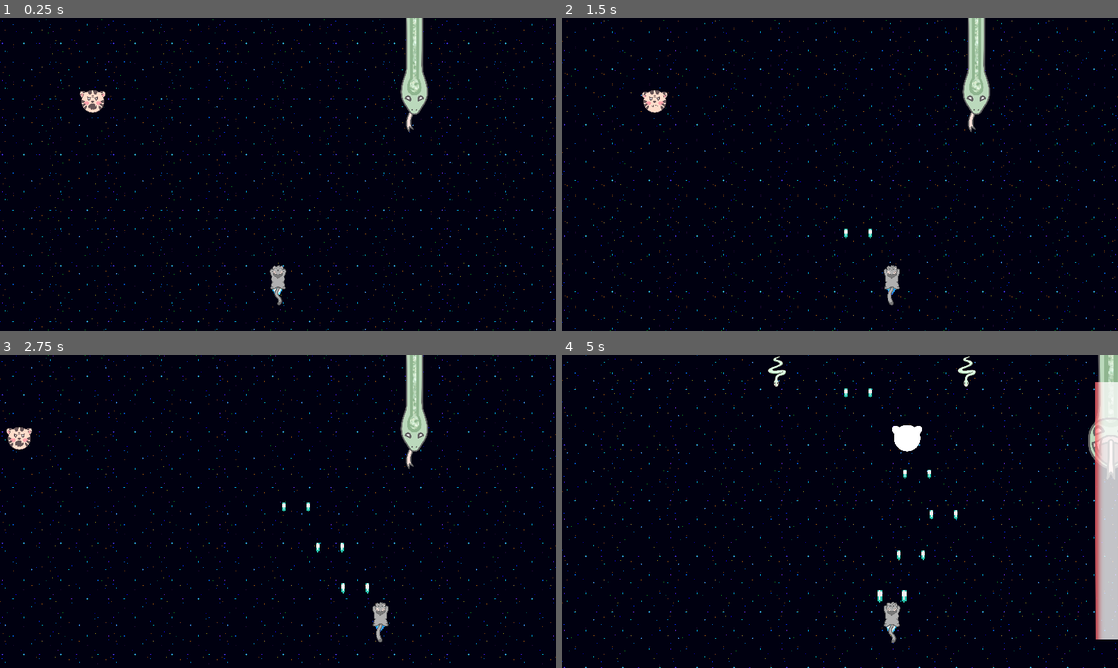
Above: before the commit, frames 1-4 (two rows, left to right).
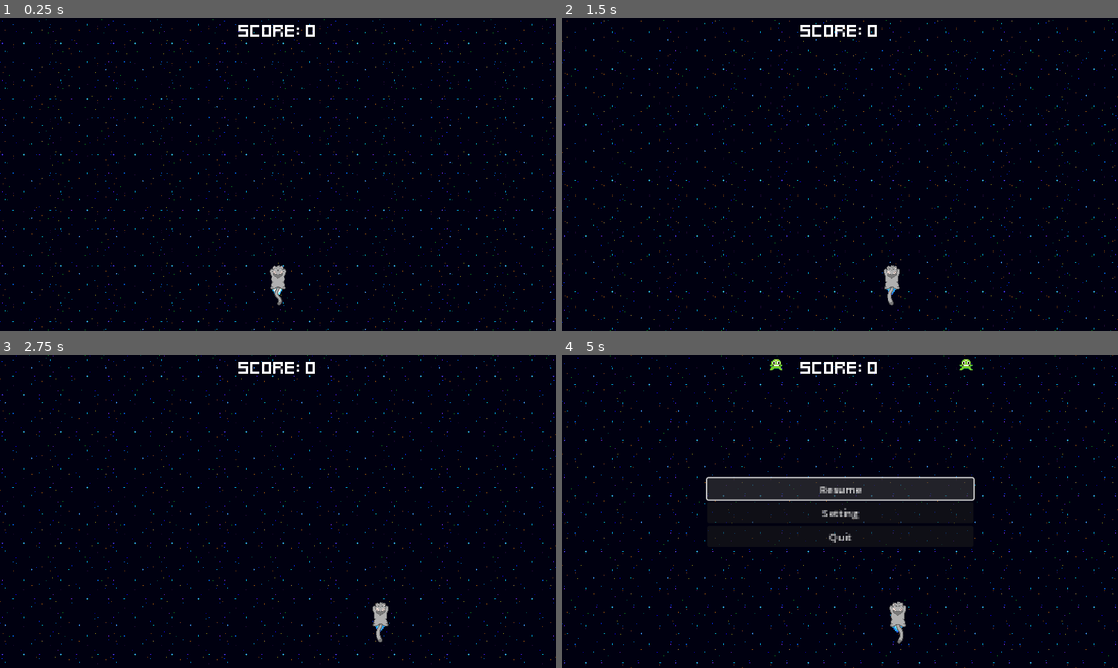
Above: after the commit, the same moments.

Repository: atomjin/2dRocket
Game: Godot game, scene res://world.tscn
Two runs of this game, one before a commit and one after it. Both use one fixed random seed, a clock stepped at 60 frames per second and the inputs below. This scene is started directly instead of the project's main scene.
Inputs (mouse positions are in pixels of both pictures, inside the frame that each line leads up to):
- Up to frame 1 (0.25 s): no input
- Up to frame 2 (1.5 s): tap Enter (ui_accept) at 0.5, 0.6, 0.77, 1.07 s; move the mouse to (962, 158) at 0.52 s; hold Right (ui_right) 0.53-1.25 s; click (962, 158) at 0.67 s; drag from (728, 190) to (890, 277) at 1.27 s
- Up to frame 3 (2.75 s): move the mouse to (333, 442) at 2.02 s; hold Right (ui_right) from 2.03 s (still down); tap Enter (ui_accept) at 2.1 s; click (333, 442) at 2.17 s
- Up to frame 4 (5 s): release Right (ui_right) at 2.75 s; drag from (812, 574) to (578, 436) at 2.77 s; move the mouse to (1006, 558) at 3.52 s; hold Left (ui_left) 3.53-4.25 s; tap Enter (ui_accept) at 3.6, 3.77, 4.07 s; click (1006, 558) at 3.67 s; tap Escape (pause, bound only after the commit) at 4.15 s; click (840, 489) at 4.25 s, where only the run after the commit has a clickable "Resume"

The runs differ from the first frame. In frame 1, 1.7% of the frame differs, in the area x 14-77%, y 0-37%; in frame 2, 1.7%; in frame 3, 1.8%; in frame 4, 11%, in the area x 0-100%, y 0-100%.
Error before the commit: Invalid access to property or key 'timeout' on a base object of type 'null instance'. (res://player_ship/ship.gd:17)
Error after the commit: Invalid call. Nonexistent function 'pauseMenu' in base 'Node2D (world.gd)'. (res://pause_menu.gd:8)

Commit message:
-config stats
-config stats

Diff:
--- a/components/score_component.gd
+++ b/components/score_component.gd
@@ -7,8 +7,8 @@
 @export var game_stats: GameStats
 
 # Export the amount the score should be adjusted
-@export var adjust_amount = 5
-
+#@export var adjust_amount = 5
+@export var adjust_amount = int(randf_range(300, 500))
 # This is the function that we call to activate this component. By default it will
 # Use the adjust_amount when called but we could optionally pass in a different amount.
 func adjust_score(amount: int = adjust_amount):
--- a/components/stats_component.gd
+++ b/components/stats_component.gd
@@ -1,18 +1,20 @@
-# Give the component a class name so it can be instanced as a custom node
 class_name StatsComponent
 extends Node
 
-# Create the health variable and connect a setter
-@export var health: int = 1:
+
+# Create the health variable with a setter
+@export var health: int = 3:
 	set(value):
 		health = value
+		# Emit the health_changed signal with the new health value
+		health_changed.emit(health)
+		if health == 0:
+			no_health.emit()
+func _ready():
+	health -= 0  # Simulate taking 1 hit
 
-		# Signal out that the health has changed
-		health_changed.emit()
 
-		# Signal out when health is at 0
-		if health == 0: no_health.emit()
 
-# Create our signals for health
-signal health_changed() # Emit when the health value has changed
-signal no_health() # Emit when there is no health left
+# Create signals for health changes
+signal health_changed(current_health) # Pass the current health as a parameter
+signal no_health() # Emit when health reaches 0
--- a/enemies/enemy_generator.gd
+++ b/enemies/enemy_generator.gd
@@ -1,42 +1,20 @@
 extends Node2D
 
 @export var GreenEnemyScene : PackedScene
-@export var BossScene : PackedScene
-@export var SheepEnemy : PackedScene
-@export var player: Node2D
+
+var margin = 8
+var screen_width = ProjectSettings.get_setting("display/window/size/viewport_width")
 
 @onready var spawner_component = $SpawnerComponent as SpawnerComponent
 @onready var green_enemy_spawn_timer: Timer = $GreenEnemySpawnTimer
-@onready var sheep_enemy_timer: Timer = $SheepEnemyTimer
-
-var margin = 8
-var screen_width = ProjectSettings.get_setting("display/window/size/viewport_width")
-var enemy_count: int =0
-const spawn_boss_condision: int = 30
 
 func _ready()->void:
 	green_enemy_spawn_timer.timeout.connect(handle_spawn.bind(GreenEnemyScene, green_enemy_spawn_timer))
-	sheep_enemy_timer.timeout.connect(handle_spawn.bind(SheepEnemy,sheep_enemy_timer))
+
 
 func handle_spawn(enemy_scene: PackedScene, timer: Timer)->void:
 	var num_enemies = randi_range(1, 3)
 	for i in range(num_enemies):
-		if enemy_count > spawn_boss_condision:
-			spawn_boss()
-			enemy_count = 0
-		else:
-			var enemy_instance = enemy_scene.instantiate()
-			spawner_component.scene = enemy_scene
-			enemy_instance.position = Vector2(randf_range(margin, screen_width-margin),-16)
-			if enemy_scene == SheepEnemy:
-				enemy_instance.set_player(player)
-
-			get_parent().add_child(enemy_instance)
-
-			enemy_count += 1
-
+		spawner_component.scene = enemy_scene
+		spawner_component.spawn(Vector2(randf_range(margin, screen_width-margin),-16))
 	timer.start()
-
-func spawn_boss()-> void:
-	spawner_component.scene = BossScene
-	spawner_component.spawn(Vector2(screen_width / 2,225))
--- a/enemies/green_enemy.tscn
+++ b/enemies/green_enemy.tscn
@@ -1,36 +1,51 @@
-[gd_scene load_steps=7 format=3 uid="uid://dm575d23pes8"]
+[gd_scene load_steps=9 format=3 uid="uid://dm575d23pes8"]
 
 [ext_resource type="PackedScene" uid="uid://c3cpm0goxpepr" path="res://enemies/enemy.tscn" id="1_nxe78"]
-[ext_resource type="Texture2D" uid="uid://doh6m3tyc5fbo" path="res://assets/snake/Mons_Snake_Frame01.png" id="2_l36gs"]
-[ext_resource type="Texture2D" uid="uid://bu84vy6wpfx7j" path="res://assets/snake/Mons_Snake_Frame02.png" id="3_i4tmb"]
+[ext_resource type="Texture2D" uid="uid://cd8w4swee4d5s" path="res://assets/green_enemy.png" id="2_f2hno"]
+
+[sub_resource type="AtlasTexture" id="AtlasTexture_5u050"]
+atlas = ExtResource("2_f2hno")
+region = Rect2(0, 0, 16, 16)
+
+[sub_resource type="AtlasTexture" id="AtlasTexture_5yxul"]
+atlas = ExtResource("2_f2hno")
+region = Rect2(16, 0, 16, 16)
+
+[sub_resource type="AtlasTexture" id="AtlasTexture_d455t"]
+atlas = ExtResource("2_f2hno")
+region = Rect2(32, 0, 16, 16)
 
 [sub_resource type="SpriteFrames" id="SpriteFrames_fvb54"]
 animations = [{
 "frames": [{
 "duration": 1.0,
-"texture": ExtResource("2_l36gs")
+"texture": SubResource("AtlasTexture_5u050")
 }, {
 "duration": 1.0,
-"texture": ExtResource("3_i4tmb")
+"texture": SubResource("AtlasTexture_5yxul")
+}, {
+"duration": 1.0,
+"texture": SubResource("AtlasTexture_d455t")
 }],
 "loop": true,
 "name": &"move",
-"speed": 8.0
+"speed": 6.0
 }]
 
-[sub_resource type="RectangleShape2D" id="RectangleShape2D_w37us"]
-size = Vector2(413.333, 600)
+[sub_resource type="CircleShape2D" id="CircleShape2D_7effo"]
+radius = 8.0
 
-[sub_resource type="RectangleShape2D" id="RectangleShape2D_svspf"]
-size = Vector2(386.667, 566.667)
+[sub_resource type="CircleShape2D" id="CircleShape2D_xmjtt"]
+radius = 6.08276
 
 [node name="GreenEnemy" instance=ExtResource("1_nxe78")]
-scale = Vector2(0.15, 0.15)
+scale = Vector2(2.75, 2.75)
 
 [node name="AnimatedSprite2D" parent="." index="0"]
 sprite_frames = SubResource("SpriteFrames_fvb54")
 animation = &"move"
 autoplay = "move"
+frame_progress = 0.158142
 
 [node name="StatsComponent" parent="." index="1"]
 health = 4
@@ -39,13 +54,11 @@
 velocity = Vector2(0, 40)
 
 [node name="VisibleOnScreenNotifier2D" parent="." index="3"]
-position = Vector2(13.3333, 6.66669)
-scale = Vector2(21.3333, 31.3333)
+position = Vector2(0, 4.17233e-07)
+scale = Vector2(0.8, 0.8)
 
 [node name="CollisionShape2D" type="CollisionShape2D" parent="HurtboxComponent" index="0"]
-position = Vector2(13.3333, 13.3333)
-shape = SubResource("RectangleShape2D_w37us")
+shape = SubResource("CircleShape2D_7effo")
 
 [node name="CollisionShape2D" type="CollisionShape2D" parent="HitboxComponent" index="0"]
-position = Vector2(6.66668, 16.6667)
-shape = SubResource("RectangleShape2D_svspf")
+shape = SubResource("CircleShape2D_xmjtt")
--- /dev/null
+++ b/menus/level_select.tscn
@@ -0,0 +1,31 @@
+[gd_scene load_steps=4 format=3 uid="uid://cjgtfly4qnwuu"]
+
+[ext_resource type="PackedScene" uid="uid://bc7msraepqfum" path="res://effects/stage_background.tscn" id="1_l01n1"]
+[ext_resource type="Texture2D" uid="uid://c52ayyiqe8a7s" path="res://assets/Bunny.png" id="2_4yd3f"]
+[ext_resource type="Texture2D" uid="uid://dmvwa0igoth37" path="res://assets/Cloud.png" id="3_4emb7"]
+
+[node name="LevelSelect" type="Control"]
+layout_mode = 3
+anchors_preset = 15
+anchor_right = 1.0
+anchor_bottom = 1.0
+grow_horizontal = 2
+grow_vertical = 2
+
+[node name="stage_background" parent="." instance=ExtResource("1_l01n1")]
+
+[node name="bunny" type="TextureRect" parent="."]
+layout_mode = 0
+offset_left = 384.0
+offset_top = 328.0
+offset_right = 1104.0
+offset_bottom = 1048.0
+scale = Vector2(0.4, 0.4)
+texture = ExtResource("2_4yd3f")
+
+[node name="bunny_fog" type="TextureRect" parent="bunny"]
+layout_mode = 0
+offset_left = -80.0
+offset_right = 880.0
+offset_bottom = 740.0
+texture = ExtResource("3_4emb7")
--- a/menus/menu.tscn
+++ b/menus/menu.tscn
@@ -1,8 +1,7 @@
-[gd_scene load_steps=6 format=3 uid="uid://cspnb5fehlnsd"]
+[gd_scene load_steps=5 format=3 uid="uid://cspnb5fehlnsd"]
 
 [ext_resource type="Script" path="res://menus/menu.gd" id="1_bbvqe"]
 [ext_resource type="PackedScene" uid="uid://rihp6tgckgbj" path="res://effects/space_background.tscn" id="1_iq6pp"]
-[ext_resource type="VideoStream" path="res://assets/1030.ogv" id="2_713xg"]
 [ext_resource type="LabelSettings" uid="uid://bss4kg26uk73w" path="res://fonts/title_label_settings.tres" id="2_jgovi"]
 [ext_resource type="LabelSettings" uid="uid://c1omw1b4dnja8" path="res://fonts/default_label_settings.tres" id="3_b4l27"]
 
@@ -14,12 +13,6 @@
 grow_horizontal = 2
 grow_vertical = 2
 script = ExtResource("1_bbvqe")
-
-[node name="VideoStreamPlayer" type="VideoStreamPlayer" parent="."]
-layout_mode = 0
-offset_right = 1920.0
-offset_bottom = 1088.0
-stream = ExtResource("2_713xg")
 
 [node name="SpaceBackground" parent="." instance=ExtResource("1_iq6pp")]
 
--- /dev/null
+++ b/pause_menu.gd
@@ -0,0 +1,24 @@
+extends Control
+
+
+@onready var world: Node2D = $".." as Node2D
+
+
+func _on_resume_pressed() -> void:
+	world.pauseMenu()
+
+
+func _on_quit_pressed() -> void:
+	cleanup()
+	get_tree().change_scene_to_file("res://stage_selector.tscn")
+	world.queue_free()
+
+	#ship.queue_free()
+	#world.pauseMenu()
+
+func cleanup():
+	for child in get_children():
+		if child is Node:  # Ensure it's a Node
+			child.queue_free()  # Remove the child node from the scene
+
+	print("All nodes cleared from the current scene.")
--- /dev/null
+++ b/pause_menu.tscn
@@ -0,0 +1,49 @@
+[gd_scene load_steps=2 format=3 uid="uid://rlbcewmipc8y"]
+
+[ext_resource type="Script" path="res://pause_menu.gd" id="1_vryb6"]
+
+[node name="PauseMenu" type="Control"]
+layout_mode = 3
+anchors_preset = 15
+anchor_right = 1.0
+anchor_bottom = 1.0
+grow_horizontal = 2
+grow_vertical = 2
+script = ExtResource("1_vryb6")
+
+[node name="MarginContainer" type="MarginContainer" parent="."]
+layout_mode = 1
+anchors_preset = 8
+anchor_left = 0.5
+anchor_top = 0.5
+anchor_right = 0.5
+anchor_bottom = 0.5
+offset_left = -201.5
+offset_top = -98.0
+offset_right = 201.5
+offset_bottom = 98.0
+grow_horizontal = 2
+grow_vertical = 2
+
+[node name="VBoxContainer" type="VBoxContainer" parent="MarginContainer"]
+layout_mode = 2
+alignment = 1
+
+[node name="Resume" type="Button" parent="MarginContainer/VBoxContainer"]
+texture_filter = 1
+layout_mode = 2
+text = "Resume"
+clip_text = true
+
+[node name="Setting" type="Button" parent="MarginContainer/VBoxContainer"]
+texture_filter = 1
+layout_mode = 2
+text = "Setting"
+
+[node name="Quit" type="Button" parent="MarginContainer/VBoxContainer"]
+texture_filter = 1
+layout_mode = 2
+text = "Quit"
+
+[connection signal="pressed" from="MarginContainer/VBoxContainer/Resume" to="." method="_on_resume_pressed"]
+[connection signal="pressed" from="MarginContainer/VBoxContainer/Quit" to="." method="_on_quit_pressed"]
--- /dev/null
+++ b/player_ship/health.gd
@@ -0,0 +1,49 @@
+extends Control  # Updated from Node2D to Control
+
+# Array to store the health TextureRects
+var health_units: Array[TextureRect] = []
+
+# Reference to the StatsComponent node
+@export var stats_component: StatsComponent
+#@onready var stats_component: StatsComponent = $StatsComponent
+
+
+func _ready():
+	health_units = [
+		$BlankHeart/health1,
+		$BlankHeart/health2,
+		$BlankHeart/health3
+	]
+
+# Connect the health signals from StatsComponent
+	stats_component.connect("health_changed", Callable(self, "_on_health_changed"))
+	stats_component.connect("no_health", Callable(self, "_on_no_health"))
+# Ensure the health units are visible initially
+	#_update_health_display(0)
+	#_update_health_display(stats_component.health)
+	_on_stats_component_health_changed(stats_component.health)
+#func _on_health_changed(current_health: int):
+#	print("Current health: ", current_health)  # Debug
+#	_update_health_display(current_health)
+
+#func _on_no_health():
+#	# Optionally, handle what happens when health reaches 0
+#	print("No health left! Game Over.")
+
+func _update_health_display(current_health: int):
+# Ensure the correct TextureRects are visible/invisible based on health
+	for i in range(len(health_units)):
+		if i < current_health:
+			health_units[i].visible = true  # Keep visible
+		else:
+			health_units[i].visible = false  # Hide if health is lost
+
+
+func _on_stats_component_health_changed(current_health) :
+	#if current_health < current_health:
+		print("Current health: ", current_health)  # Debug
+		_update_health_display(current_health)
+
+
+func _on_stats_component_no_health():
+	print("No health left! Game Over.")
--- /dev/null
+++ b/player_ship/health.tscn
@@ -0,0 +1,82 @@
+[gd_scene load_steps=6 format=3 uid="uid://hk6brtxj8347"]
+
+[ext_resource type="Script" path="res://player_ship/health.gd" id="1_aotq3"]
+[ext_resource type="Texture2D" uid="uid://drjomxkhu83au" path="res://Level Selector-20241027T133937Z-001/Level Selector/StarBlank.png" id="1_jj6ei"]
+[ext_resource type="Texture2D" uid="uid://cj6xla6yye8fr" path="res://Level Selector-20241027T133937Z-001/Level Selector/Star3.png" id="2_57b42"]
+[ext_resource type="Texture2D" uid="uid://jbuoj2515o4k" path="res://Level Selector-20241027T133937Z-001/Level Selector/Star1.png" id="3_y2vbd"]
+[ext_resource type="Texture2D" uid="uid://bepush3wak1ir" path="res://Level Selector-20241027T133937Z-001/Level Selector/Star2.png" id="4_8wvtm"]
+
+[node name="Health" type="Control"]
+layout_mode = 3
+anchors_preset = 7
+anchor_left = 0.5
+anchor_top = 1.0
+anchor_right = 0.5
+anchor_bottom = 1.0
+grow_horizontal = 2
+grow_vertical = 0
+script = ExtResource("1_aotq3")
+
+[node name="BlankHeart" type="TextureRect" parent="."]
+layout_mode = 1
+anchors_preset = 3
+anchor_left = 1.0
+anchor_top = 1.0
+anchor_right = 1.0
+anchor_bottom = 1.0
+offset_left = -976.0
+offset_top = -1016.0
+offset_right = -586.0
+offset_bottom = -626.0
+grow_horizontal = 0
+grow_vertical = 0
+texture = ExtResource("1_jj6ei")
+expand_mode = 1
+
+[node name="health1" type="TextureRect" parent="BlankHeart"]
+layout_mode = 1
+anchors_preset = 8
+anchor_left = 0.5
+anchor_top = 0.5
+anchor_right = 0.5
+anchor_bottom = 0.5
+offset_left = -197.0
+offset_top = -197.0
+offset_right = 197.0
+offset_bottom = 197.0
+grow_horizontal = 2
+grow_vertical = 2
+texture = ExtResource("2_57b42")
+expand_mode = 1
+
+[node name="health2" type="TextureRect" parent="BlankHeart"]
+layout_mode = 1
+anchors_preset = 8
+anchor_left = 0.5
+anchor_top = 0.5
+anchor_right = 0.5
+anchor_bottom = 0.5
+offset_left = -184.0
+offset_top = -184.0
+offset_right = 184.0
+offset_bottom = 184.0
+grow_horizontal = 2
+grow_vertical = 2
+texture = ExtResource("3_y2vbd")
+expand_mode = 1
+
+[node name="health3" type="TextureRect" parent="BlankHeart"]
+layout_mode = 1
+anchors_preset = 8
+anchor_left = 0.5
+anchor_top = 0.5
+anchor_right = 0.5
+anchor_bottom = 0.5
+offset_left = -195.0
+offset_top = -195.0
+offset_right = 195.0
+offset_bottom = 195.0
+grow_horizontal = 2
+grow_vertical = 2
+texture = ExtResource("4_8wvtm")
+expand_mode = 1
--- a/player_ship/ship.gd
+++ b/player_ship/ship.gd
@@ -7,17 +7,18 @@
 @onready var animated_sprite_2d: AnimatedSprite2D = $Anchor/AnimatedSprite2D
 @onready var move_component: MoveComponent = $MoveComponent as MoveComponent
 @onready var flame_animated_sprite: AnimatedSprite2D= %FlameAnimatedSprite
+@onready var health: Control = $Health
 @onready var stats_component: StatsComponent = $StatsComponent
-@onready var animated_timer: Timer = $AnimatedTimer
+
+
 
 
 func _ready():
 	fire_rate_timer.timeout.connect(fire_laser)
-	stats_component.health_changed.connect(on_health_changed)
-	animated_timer.timeout.connect(to_normal_animation)
-	pass
+	var health_node = get_tree().root.get_node("MainUI/Health")
+	#health_node.set_stats_component(stats_component)
 
-func fire_laser() ->void:
+func fire_laser() -> void:
 	spawner_component.spawn(left_muzzle.global_position)
 	spawner_component.spawn(right_muzzle.global_position)
 	scale_component.tween_scale()
@@ -25,19 +26,14 @@
 func _process(delta: float)->void:
 	#animate_the_ship()
 	pass
+
+
 #func animate_the_ship()->void:
 	#if move_component.velocity.x <0:
-		#animated_sprite_2d.play("bank_left")
-		#flame_animated_sprite.play("bank_left")
+	#	animated_sprite_2d.play("bank_left")
+	#	flame_animated_sprite.play("bank_left")
 	#elif move_component.velocity.x > 0:
 	#	animated_sprite_2d.play("bank_right")
 	#	flame_animated_sprite.play("bank_right")
 	#else :
 	#	animated_sprite_2d.play("center")
-
-func on_health_changed() -> void:
-	animated_sprite_2d.play("hurt")
-	animated_timer.start()
-
-func to_normal_animation() -> void:
-	animated_sprite_2d.play("center")
--- a/project.godot
+++ b/project.godot
@@ -41,6 +41,11 @@
 , Object(InputEventKey,"resource_local_to_scene":false,"resource_name":"","device":-1,"window_id":0,"alt_pressed":false …(183 unchanged characters)…
 ]
 }
+pause={
+"deadzone": 0.5,
+"events": [Object(InputEventKey,"resource_local_to_scene":false,"resource_name":"","device":-1,"window_id":0,"alt_pressed":false,"shift_pressed":false,"ctrl_pressed":false,"meta_pressed":false,"pressed":false,"keycode":0,"physical_keycode":4194305,"key_label":0,"unicode":0,"location":0,"echo":false,"script":null)
+]
+}
 
 [layer_names]
 
--- a/projectile/laser.tscn
+++ b/projectile/laser.tscn
@@ -20,7 +20,7 @@
 [node name="MoveComponent" type="Node" parent="." node_paths=PackedStringArray("actor")]
 script = ExtResource("2_a21mu")
 actor = NodePath("..")
-velocity = Vector2(0, -175)
+velocity = Vector2(0, -5000)
 
 [node name="VisibleOnScreenNotifier2D" type="VisibleOnScreenNotifier2D" parent="."]
 position = Vector2(0, 1)
--- a/stage_selector.tscn
+++ b/stage_selector.tscn
@@ -2,18 +2,18 @@
 
 [ext_resource type="PackedScene" uid="uid://bc7msraepqfum" path="res://effects/stage_background.tscn" id="1_hhp03"]
 [ext_resource type="Script" path="res://stage_selector.gd" id="1_pkf56"]
-[ext_resource type="Texture2D" uid="uid://dbc5pbq8oyex5" path="res://Level Selector/Snake.png" id="2_n2n1d"]
-[ext_resource type="Texture2D" uid="uid://pvd525or2y32" path="res://Level Selector/StarBlank.png" id="3_aqibx"]
-[ext_resource type="Texture2D" uid="uid://dcfx0stp3yngi" path="res://Level Selector/Star1.png" id="4_bbee3"]
+[ext_resource type="Texture2D" uid="uid://ca60oabhns652" path="res://Level Selector-20241027T133937Z-001/Level Selector/Snake.png" id="2_n2n1d"]
+[ext_resource type="Texture2D" uid="uid://drjomxkhu83au" path="res://Level Selector-20241027T133937Z-001/Level Selector/StarBlank.png" id="3_aqibx"]
+[ext_resource type="Texture2D" uid="uid://jbuoj2515o4k" path="res://Level Selector-20241027T133937Z-001/Level Selector/Star1.png" id="4_bbee3"]
 [ext_resource type="Script" path="res://snake_stage.gd" id="4_lvdo2"]
-[ext_resource type="Texture2D" uid="uid://crphvvh7o5dt5" path="res://Level Selector/Star2.png" id="5_8v60s"]
-[ext_resource type="Texture2D" uid="uid://xvtdolu3ff5" path="res://Level Selector/Star3.png" id="6_sa3do"]
-[ext_resource type="Texture2D" uid="uid://p7k4hchpmua4" path="res://Level Selector/Cloud.png" id="7_xyev8"]
-[ext_resource type="Texture2D" uid="uid://bfojqpv4prcyo" path="res://Level Selector/Dragon.png" id="8_tilm1"]
-[ext_resource type="Texture2D" uid="uid://cebttbpbyda3i" path="res://Level Selector/Bunny.png" id="9_g05ef"]
-[ext_resource type="Texture2D" uid="uid://cepg0bqd1tkop" path="res://Level Selector/Tiger.png" id="10_7pv7l"]
-[ext_resource type="Texture2D" uid="uid://sagnf7wftyx" path="res://Level Selector/Cow.png" id="11_qg4r4"]
-[ext_resource type="Texture2D" uid="uid://btmkb3q7ow3l" path="res://Level Selector/Rat.png" id="12_khhfq"]
+[ext_resource type="Texture2D" uid="uid://bepush3wak1ir" path="res://Level Selector-20241027T133937Z-001/Level Selector/Star2.png" id="5_8v60s"]
+[ext_resource type="Texture2D" uid="uid://cj6xla6yye8fr" path="res://Level Selector-20241027T133937Z-001/Level Selector/Star3.png" id="6_sa3do"]
+[ext_resource type="Texture2D" uid="uid://dchr3tbhyo71v" path="res://Level Selector-20241027T133937Z-001/Level Selector/Cloud.png" id="7_xyev8"]
+[ext_resource type="Texture2D" uid="uid://bnjksj4amlsma" path="res://Level Selector-20241027T133937Z-001/Level Selector/Dragon.png" id="8_tilm1"]
+[ext_resource type="Texture2D" uid="uid://ksiw5cdoiack" path="res://Level Selector-20241027T133937Z-001/Level Selector/Bunny.png" id="9_g05ef"]
+[ext_resource type="Texture2D" uid="uid://bnki6533t8b3s" path="res://Level Selector-20241027T133937Z-001/Level Selector/Tiger.png" id="10_7pv7l"]
+[ext_resource type="Texture2D" uid="uid://dg7hwdeamq52w" path="res://Level Selector-20241027T133937Z-001/Level Selector/Cow.png" id="11_qg4r4"]
+[ext_resource type="Texture2D" uid="uid://bp4dcr6kyejc5" path="res://Level Selector-20241027T133937Z-001/Level Selector/Rat.png" id="12_khhfq"]
 
 [node name="StageSelector" type="Control"]
 layout_mode = 3
--- a/world.gd
+++ b/world.gd
@@ -4,16 +4,47 @@
 
 @onready var ship: Node2D = $Ship
 @onready var score_label: Label = $ScoreLabel
+@onready var pause_menu: Control = $PauseMenu
 
+var paused = false
+var current_score: int = 0  # Track the animated score
 
 func _ready() -> void:
-	update_score_label(game_stats.score)
-	game_stats.score_changed.connect(update_score_label)
+	update_score_label(game_stats.score)  # Initialize the score label
+	game_stats.score_changed.connect(animate_score)  # Connect score updates
 
 	ship.tree_exiting.connect(func():
-		await  get_tree().create_timer(1.0).timeout
+		await get_tree().create_timer(1.0).timeout
 		get_tree().change_scene_to_file("res://menus/game_over.tscn")
-		)
+	)
 
-func update_score_label(new_score: int)->void:
-	score_label.text = "Score: " + str(new_score)
+func _process(delta: float) -> void:
+	if Input.is_action_just_pressed("pause"):
+		pause_menu_toggle()
+
+	# Update the score label during animation
+	score_label.text = "Score: " + str(current_score)
+
+func pause_menu_toggle() -> void:
+	if paused:
+		pause_menu.hide()
+		Engine.time_scale = 1
+	else:
+		pause_menu.show()
+		Engine.time_scale = 0
+
+	paused = !paused  # Toggle pause state
+
+# Animate the score smoothly using Tweener API
+func animate_score(new_score: int) -> void:
+	# Create a Tweener
+	var tween = get_tree().create_tween()
+
+	# Animate the 'current_score' property towards the new value
+	tween.tween_property(self, "current_score", new_score, 0.5)
+	tween.set_ease(Tween.EASE_OUT)  # Set easing after defining the tween
+
+# Update the score instantly if needed
+func update_score_label(new_score: int) -> void:
+	current_score = new_score
+	score_label.text = "Score: " + str(current_score)
--- a/world.tscn
+++ b/world.tscn
@@ -6,25 +6,17 @@
 [ext_resource type="Resource" uid="uid://brsrs8yq60dwa" path="res://game_stats.tres" id="2_okums"]
 [ext_resource type="PackedScene" uid="uid://uf1l66y51p4t" path="res://enemies/enemy_generator.tscn" id="3_hi8w8"]
 [ext_resource type="LabelSettings" uid="uid://c1omw1b4dnja8" path="res://fonts/default_label_settings.tres" id="5_wiio1"]
-[ext_resource type="PackedScene" uid="uid://fv18prg044e0" path="res://enemies/sheep_enemy.tscn" id="7_t06np"]
-[ext_resource type="PackedScene" uid="uid://bpn60ckf46cbe" path="res://enemies/tiger_enemy.tscn" id="8_s87h0"]
-[ext_resource type="PackedScene" uid="uid://vhnrljnxgvq0" path="res://enemies/boss_snake.tscn" id="9_bfwgb"]
+[ext_resource type="PackedScene" uid="uid://rlbcewmipc8y" path="res://pause_menu.tscn" id="7_ec2nw"]
 
 [node name="World" type="Node2D"]
 script = ExtResource("1_74ca3")
 game_stats = ExtResource("2_okums")
 
-[node name="Ship" parent="." instance=ExtResource("1_hcmak")]
-position = Vector2(960, 896)
-
 [node name="SpaceBackground" parent="." instance=ExtResource("2_hxusw")]
 
-[node name="EnemyGenerator" parent="." node_paths=PackedStringArray("player") instance=ExtResource("3_hi8w8")]
-SheepEnemy = ExtResource("7_t06np")
-player = NodePath("../Ship")
+[node name="EnemyGenerator" parent="." instance=ExtResource("3_hi8w8")]
 
 [node name="ScoreLabel" type="Label" parent="."]
-visible = false
 offset_right = 1920.0
 offset_bottom = 40.0
 text = "score"
@@ -32,8 +24,13 @@
 horizontal_alignment = 1
 vertical_alignment = 1
 
-[node name="TigerEnemy" parent="." instance=ExtResource("8_s87h0")]
-position = Vector2(320, 294)
+[node name="Ship" parent="." instance=ExtResource("1_hcmak")]
+position = Vector2(960, 896)
 
-[node name="BossSnake" parent="." instance=ExtResource("9_bfwgb")]
-position = Vector2(1421, 187)
+[node name="PauseMenu" parent="." instance=ExtResource("7_ec2nw")]
+visible = false
+offset_left = 960.0
+offset_top = 544.0
+offset_right = 960.0
+offset_bottom = 544.0
+scale = Vector2(2.28, 2.28)
Not shown: 1 places in world.tscn that only renumber resources
